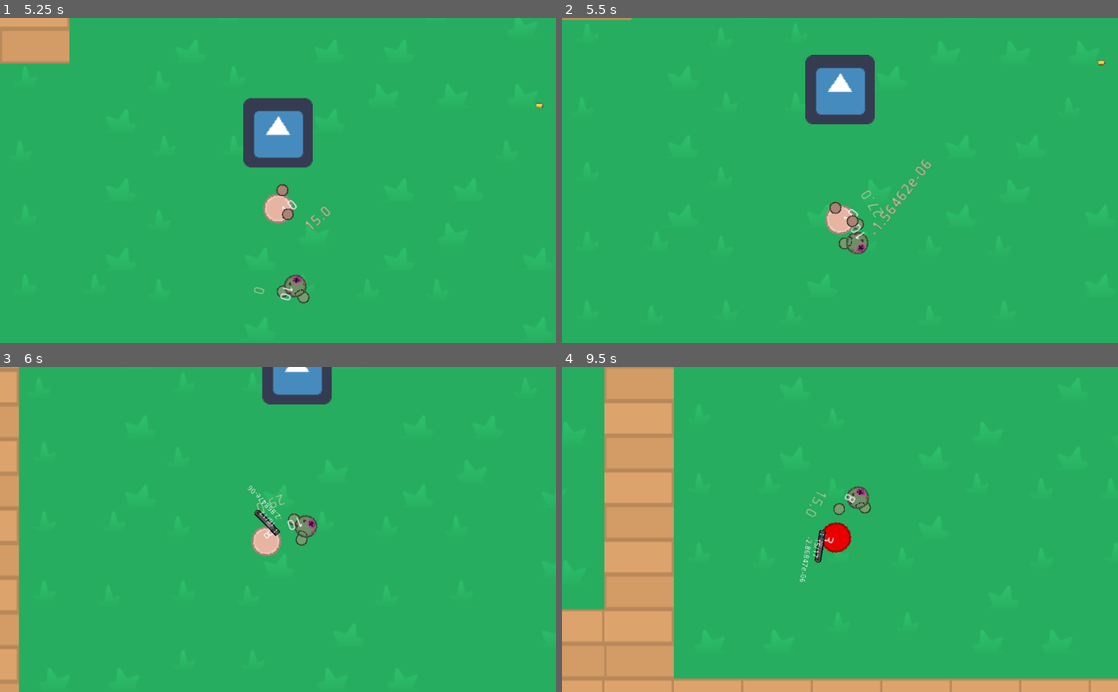
Above: before the commit, frames 1-4 (two rows, left to right).
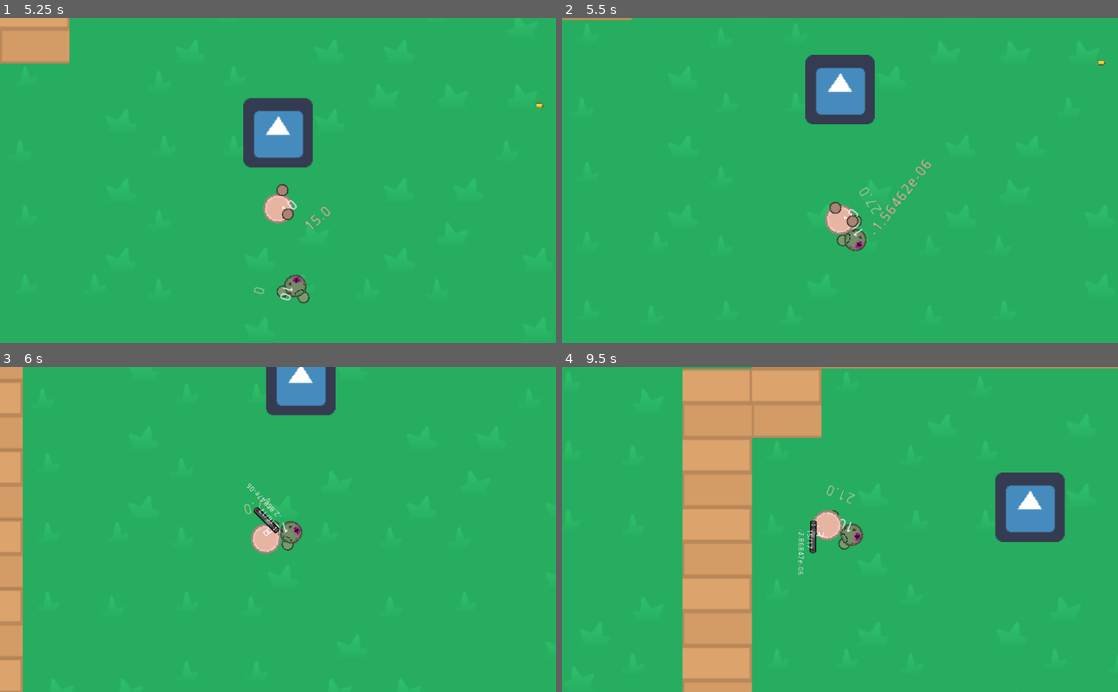
Above: after the commit, the same moments.

Repository: Panda248/Hu-Yang-Yoyale
Game: Godot game, scene res://World.tscn
The game is run twice, just before and just after one commit, with the same random seed, the same clock (stepped at 60 frames per second) and the same inputs. The engine's default icon, where the game draws it, is replaced by a stand-in: a white triangle on a blue panel in a dark square.
Inputs (mouse positions are in pixels of both pictures, inside the frame that each line leads up to):
- Up to frame 1 (5.25 s): tap Enter at 0.5, 5 s; move the mouse to (400, 164) at 0.52 s; hold E (game_switch_weapon_right) 0.53-1.28 s; click (400, 164) at 0.6 s; tap Space at 1.25 s; move the mouse to (166, 196) at 1.27 s; hold Down (ui_down) 1.28-2.03 s; right-click (166, 196) at 1.35 s; move the mouse to (333, 109) at 2.02 s; hold E (game_switch_weapon_right) 2.03-2.78 s; click (333, 109) at 2.1 s; move the mouse to (250, 245) at 2.77 s; hold Up (ui_up) 2.78-3.53 s; right-click (250, 245) at 2.85 s; move the mouse to (444, 229) at 3.52 s; hold Q (game_switch_weapon_left) 3.53-5.03 s; click (444, 229) at 3.6 s; move the mouse to (111, 131) at 4.27 s; right-click (111, 131) at 4.35 s; move the mouse to (305, 180) at 5.02 s; hold Down (ui_down) from 5.03 s (still down); click (305, 180) at 5.1 s
- Up to frame 2 (5.5 s): keep holding Down (ui_down)
- Up to frame 3 (6 s): move the mouse to (194, 448) at 5.77 s; release Down (ui_down) at 5.78 s; hold E (game_switch_weapon_right) from 5.78 s (still down); right-click (194, 448) at 5.85 s
- Up to frame 4 (9.5 s): move the mouse to (962, 513) at 6.52 s; release E (game_switch_weapon_right) at 6.53 s; hold Up (ui_up) 6.53-7.28 s; click (962, 513) at 6.6 s; move the mouse to (728, 545) at 7.27 s; hold E (game_switch_weapon_right) 7.28-8.03 s; right-click (728, 545) at 7.35 s; move the mouse to (895, 458) at 8.02 s; hold Down (ui_down) 8.03-8.78 s; click (895, 458) at 8.1 s; move the mouse to (812, 594) at 8.77 s; hold Q (game_switch_weapon_left) from 8.78 s (still down); right-click (812, 594) at 8.85 s

Frame 1 is identical in both runs. In frame 2, 0.4% of the frame differs, in the area x 49-58%, y 51-73%; in frame 3, 3.8%; in frame 4, 37%, in the area x 0-100%, y 0-100%.

Commit message:
attack also chases

Diff:
--- a/scripts/Enemy.gd
+++ b/scripts/Enemy.gd
@@ -38,7 +38,7 @@
 		INVESTIGATE:
 			_investigate(delta)
 		ATTACK:
-			look_at(player.position)
+			_chase(delta)
 			if randf() > 0.5:
 				get_node("Fists").primaryFire()
 			else:
